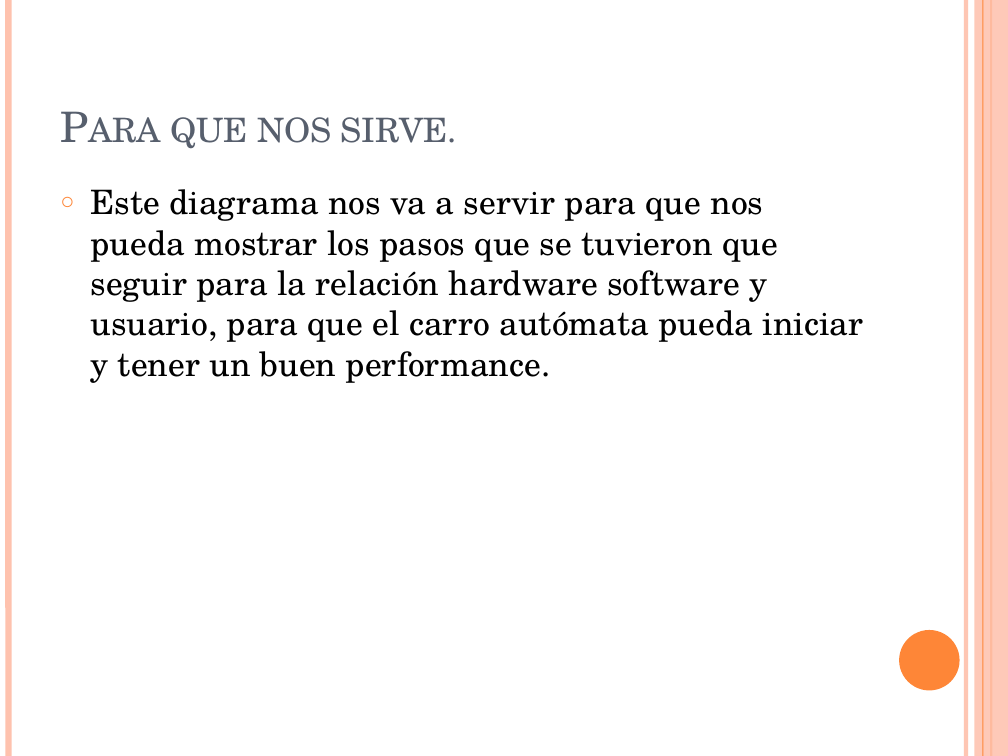
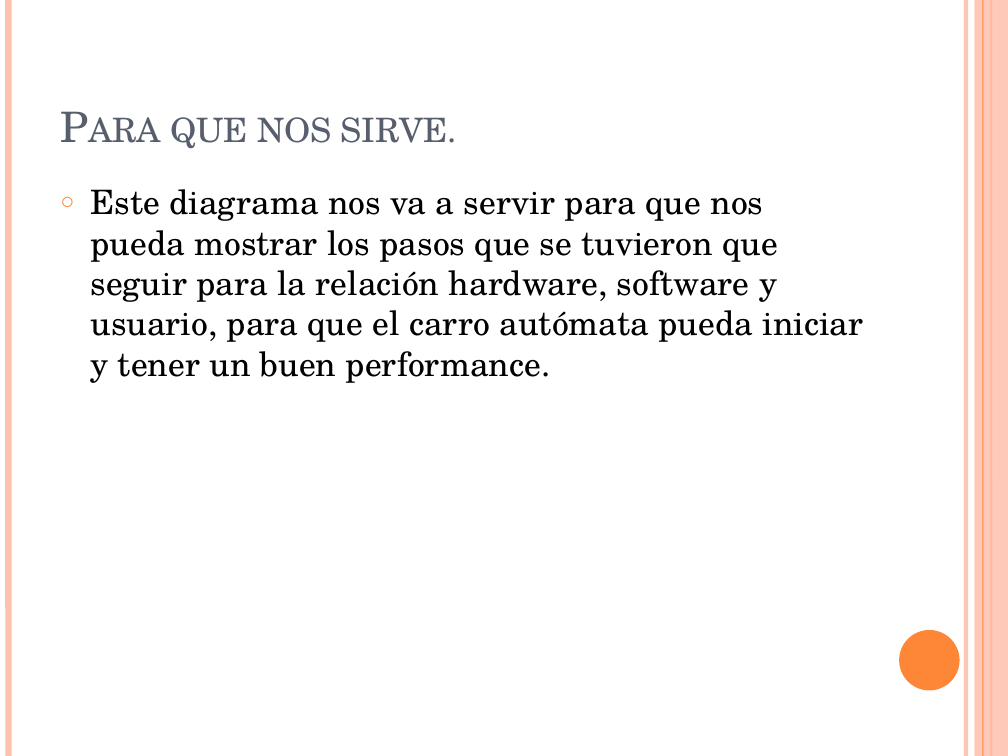
Before and after one commit to ArmChaUMG/IngenieriaDelSoftware, a slide deck: slide 6 of Analisis/Diagrama-de-actividades.pptx. Drawn at 1008x756 pixels with LibreOffice and Linux fonts; fonts in the diff are those of the drawing. Boxes give left, top, right and bottom in pixels: in the first picture for what was removed or moved away, otherwise in the second. Text is boxed around its words. In the diff, an @@ line names an element or a change of style, - is before the commit and + after.

```diff
--- a/Analisis/Diagrama-de-actividades.pptx
+++ b/Analisis/Diagrama-de-actividades.pptx
@@ text at [91, 189, 864, 383]: text changed @@
-○ Este diagrama nos va a servir para que nos pueda mostrar los pasos que se tuvieron que seguir para la relación hardware software y usuario, para que el carro autómata pueda iniciar y tener un buen performance.
+○ Este diagrama nos va a servir para que nos pueda mostrar los pasos que se tuvieron que seguir para la relación hardware, software y usuario, para que el carro autómata pueda iniciar y tener un buen performance.
```
Also in this commit, not shown: 1 other slide changed, 5 other files.
